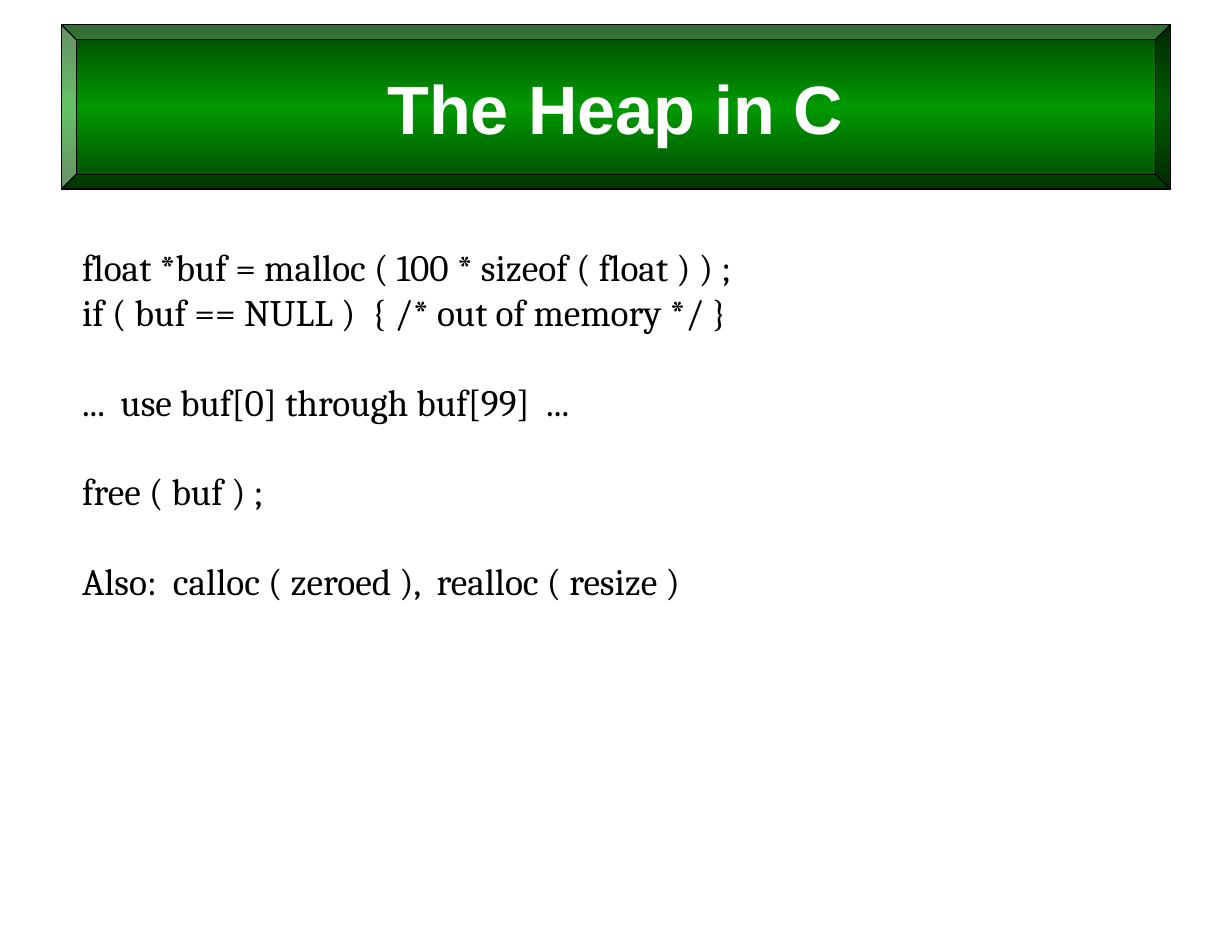
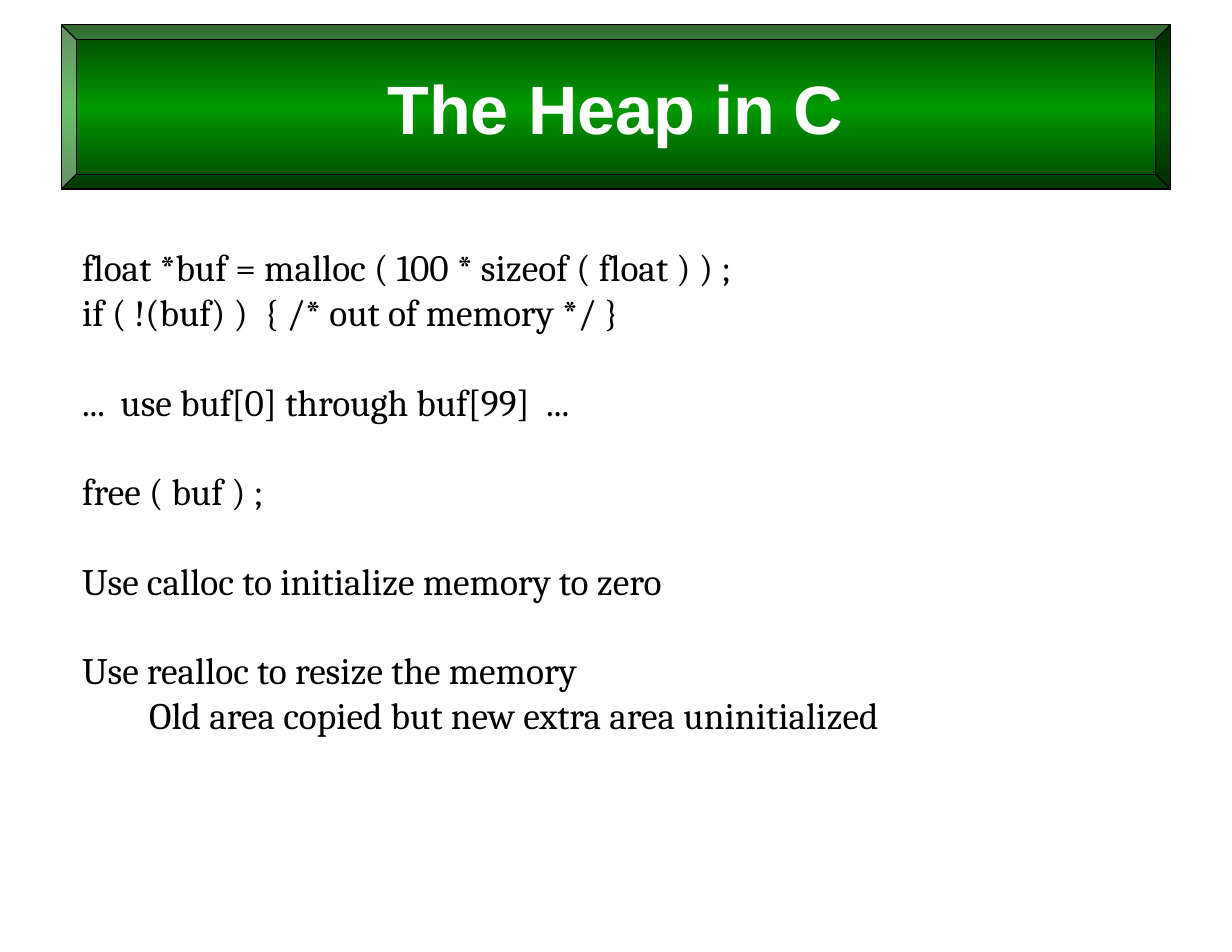
Before and after one commit to billswartz7/IntroToProgramming, a slide deck: slide 26 of Slides/L10_Scope-and-Persistence.pptx (slide 21 before the commit). Drawn at 1232x952 pixels with LibreOffice and Linux fonts; fonts in the diff are those of the drawing. Boxes give left, top, right and bottom in pixels: in the first picture for what was removed or moved away, otherwise in the second. Text is boxed around its words. In the diff, an @@ line names an element or a change of style, - is before the commit and + after.

```diff
--- a/Slides/L10_Scope-and-Persistence.pptx
+++ b/Slides/L10_Scope-and-Persistence.pptx
@@ text at (82, 299, 554, 334): text changed @@
-if ( buf == NULL ) { /* out of memory */ }
+if ( !(buf) ) { /* out of memory */ }
@@ text at (82, 569, 878, 737): text changed @@
-Also: calloc ( zeroed ), realloc ( resize )
+Use calloc to initialize memory to zero
+Use realloc to resize the memory
+Old area copied but new extra area uninitialized
```
Also in this commit, not shown: 44 other slides changed, 6 slides added, 13 other files.
